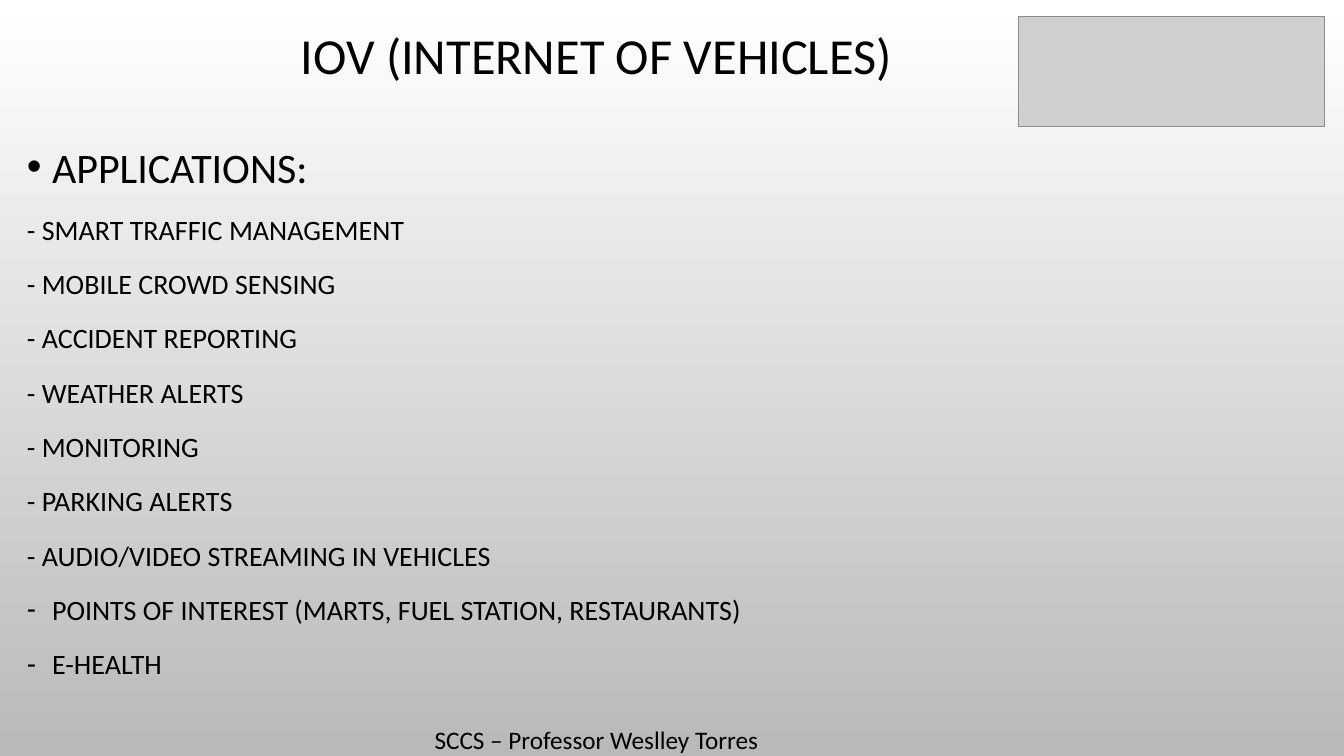
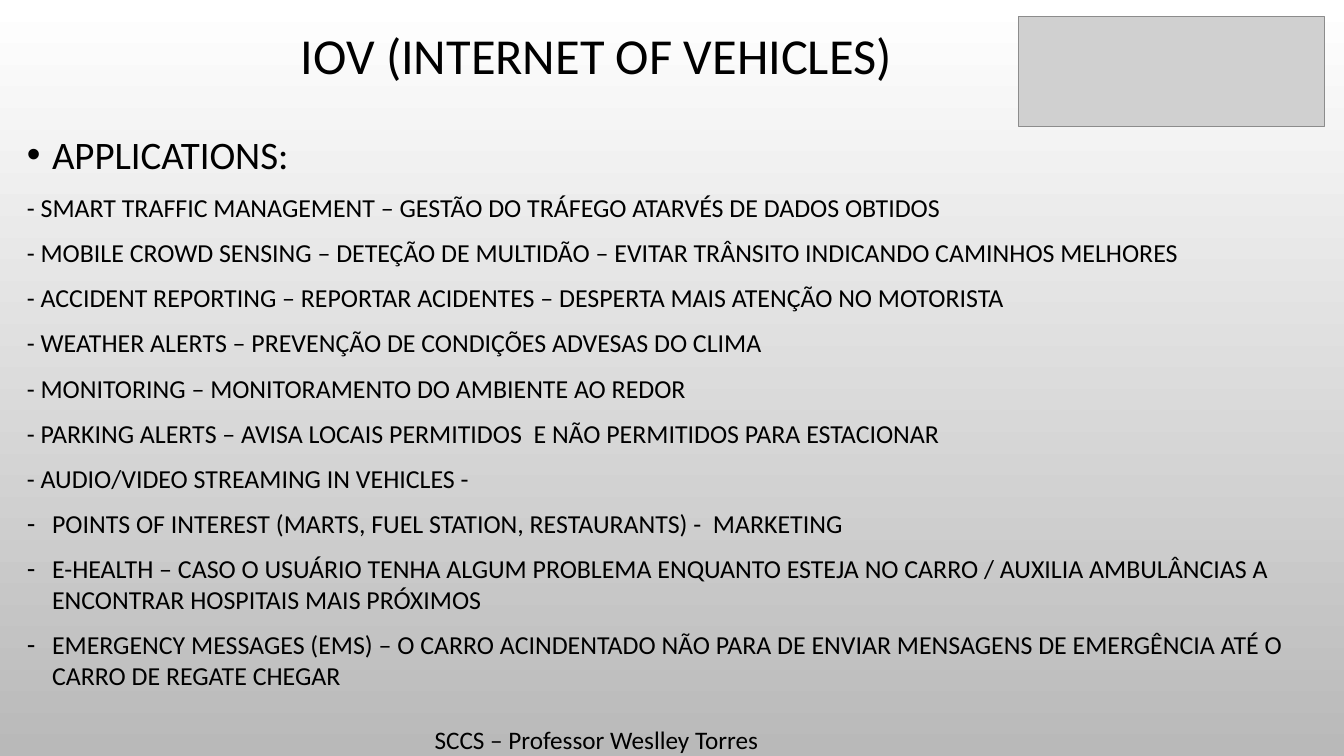
Before and after one commit to Massatoshi/SCCS-Trabalho, a slide deck: slide 3 of PPTS/VANET-Explicações.pptx (slide 6 before the commit). Drawn at 1344x756 pixels with LibreOffice and Linux fonts; fonts in the diff are those of the drawing; grey boxes stand for pictures; background and template pictures are left out. Boxes give left, top, right and bottom in pixels: in the first picture for what was removed or moved away, otherwise in the second. Text is boxed around its words. In the diff, an @@ line names an element or a change of style, - is before the commit and + after.

```diff
--- a/PPTS/VANET-Explicações.pptx
+++ b/PPTS/VANET-Explicações.pptx
@@ text at [52,143,288,170]: size 30 to 27.8 pt in "APPLICATIONS:"; line spacing 1.2 to 1 @@
@@ text at [41,196,1282,685]: text changed; size 20 to 18.5 pt @@
-- SMART TRAFFIC MANAGEMENT
-- MOBILE CROWD SENSING
-- ACCIDENT REPORTING
-- WEATHER ALERTS
-- MONITORING
-- PARKING ALERTS
-- AUDIO/VIDEO STREAMING IN VEHICLES
-– POINTS OF INTEREST (MARTS, FUEL STATION, RESTAURANTS)
-– E-HEALTH
+- SMART TRAFFIC MANAGEMENT – GESTÃO DO TRÁFEGO ATARVÉS DE DADOS OBTIDOS
+- MOBILE CROWD SENSING – DETEÇÃO DE MULTIDÃO – EVITAR TRÂNSITO INDICANDO CAMINHOS MELHORES
+- ACCIDENT REPORTING – REPORTAR ACIDENTES – DESPERTA MAIS ATENÇÃO NO MOTORISTA
+- WEATHER ALERTS – PREVENÇÃO DE CONDIÇÕES ADVESAS DO CLIMA
+- MONITORING – MONITORAMENTO DO AMBIENTE AO REDOR
+- PARKING ALERTS – AVISA LOCAIS PERMITIDOS E NÃO PERMITIDOS PARA ESTACIONAR
+- AUDIO/VIDEO STREAMING IN VEHICLES -
+– POINTS OF INTEREST (MARTS, FUEL STATION, RESTAURANTS) - MARKETING
+– E-HEALTH – CASO O USUÁRIO TENHA ALGUM PROBLEMA ENQUANTO ESTEJA NO CARRO / AUXILIA AMBULÂNCIAS A ENCONTRAR HOSPITAIS MAIS PRÓXIMOS
+– EMERGENCY MESSAGES (EMS) – O CARRO ACINDENTADO NÃO PARA DE ENVIAR MENSAGENS DE EMERGÊNCIA ATÉ O CARRO DE REGATE CHEGAR
```
Also in this commit, not shown: 4 other slides changed, 5 slides added, 1 other file.
